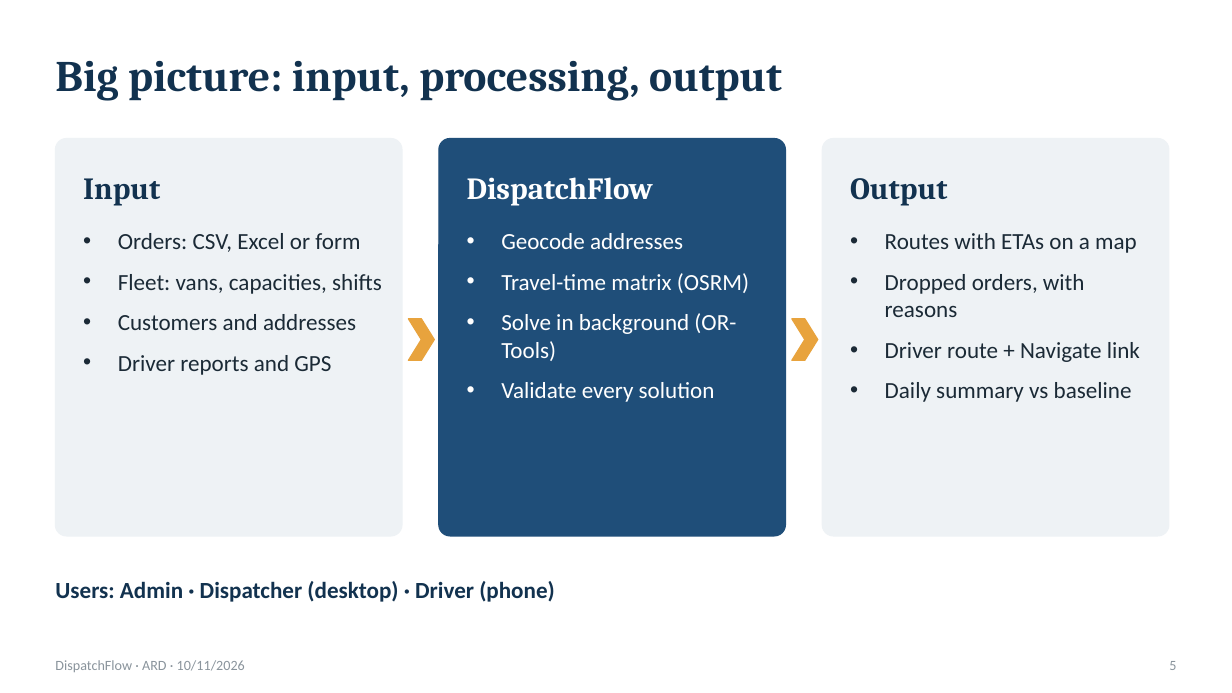
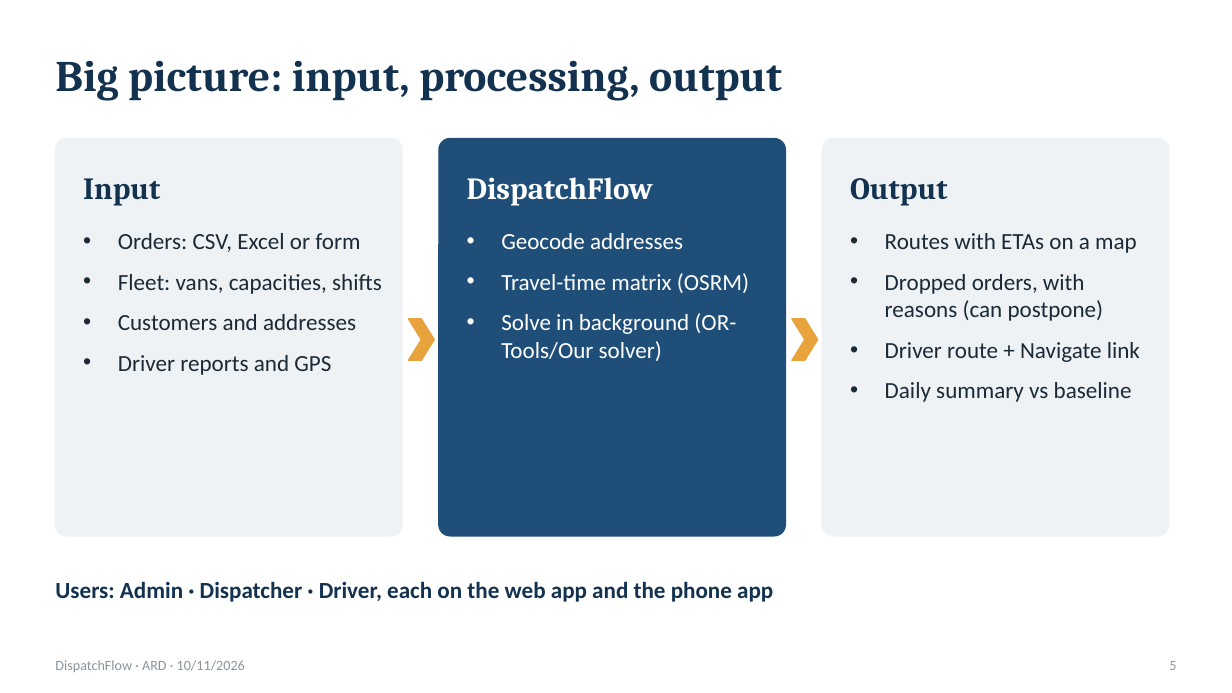
Before and after one commit to NaimElijah/DispatchFlow, a slide deck: slide 5 of docs/presentations/ARD/DispatchFlow_ARD_Presentation.pptx. Drawn at 1232x693 pixels with LibreOffice and Linux fonts; fonts in the diff are those of the drawing. Boxes give left, top, right and bottom in pixels: in the first picture for what was removed or moved away, otherwise in the second. Text is boxed around its words. In the diff, an @@ line names an element or a change of style, - is before the commit and + after.

```diff
--- a/docs/presentations/ARD/DispatchFlow_ARD_Presentation.pptx
+++ b/docs/presentations/ARD/DispatchFlow_ARD_Presentation.pptx
@@ text at [885, 274, 1104, 321]: text changed @@
-• Dropped orders, with reasons
+• Dropped orders, with reasons (can postpone)
@@ text at [501, 313, 736, 361]: text changed @@
-• Solve in background (OR-Tools)
-• Validate every solution
+• Solve in background (OR-Tools/Our solver)
@@ text at [55, 581, 773, 602]: text changed @@
-Users: Admin · Dispatcher (desktop) · Driver (phone)
+Users: Admin · Dispatcher · Driver, each on the web app and the phone app
```
Also in this commit, not shown: 7 other slides changed, 7 slides added, 8 slides removed, 1 other file.
